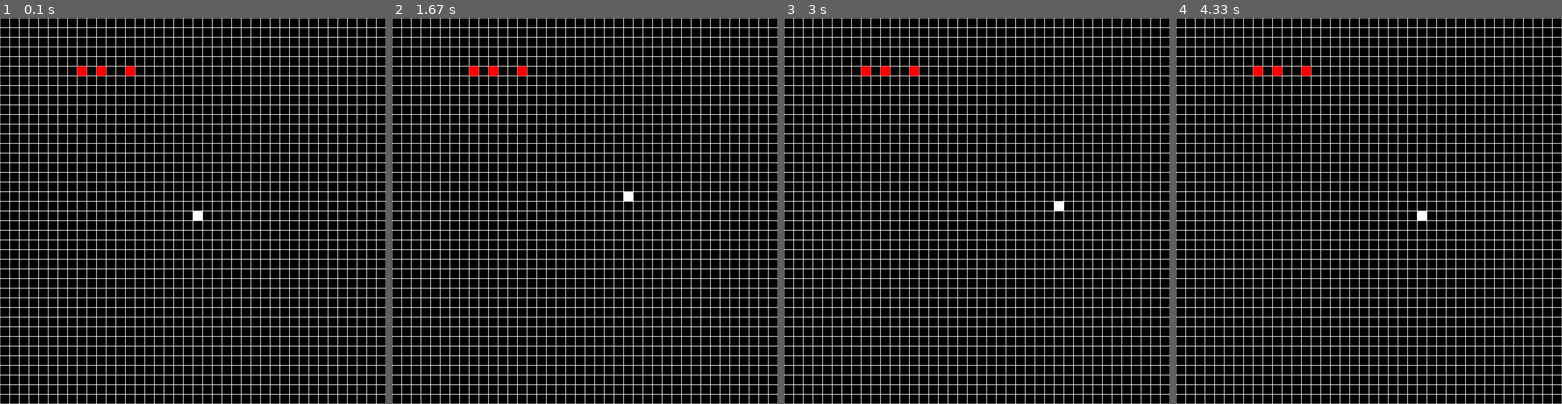
Above: before the commit, frames 1-4 (left to right).
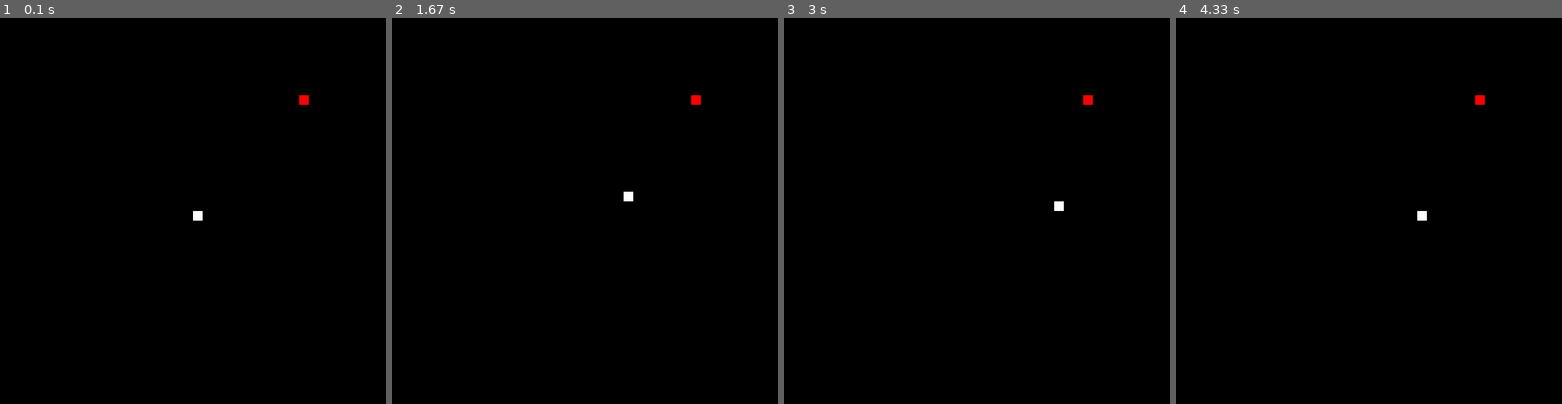
Above: after the commit, the same moments.

Repository: mrjovi91/pygame-snake
Game: pygame game, started from main.py
The game is run twice, just before and just after one commit, with the same random seed, the same clock (stepped at 60 frames per second) and the same inputs.
Inputs:
- Up to frame 1 (0.1 s): no input
- Up to frame 2 (1.67 s): hold D 0.33-0.8 s; hold W 0.83-1.32 s; hold D from 1.35 s (still down)
- Up to frame 3 (3 s): release D at 1.95 s; hold S from 2.67 s (still down)
- Up to frame 4 (4.33 s): release S at 3.35 s; hold A 3.38-4.08 s; hold W from 4.12 s (still down)

The runs differ from the first frame. In frame 1, 21% of the frame differs, in the area x 0-100%, y 0-100%; in frame 2, 21%; in frame 3, 21%; in frame 4, 21%.

Commit message:
Completed snake game

Diff:
--- a/controllers/snake_game_controller.py
+++ b/controllers/snake_game_controller.py
@@ -4,6 +4,7 @@
 
 import pygame
 from time import sleep
+import random
 
 class SnakeGameController:
 
@@ -16,71 +17,83 @@
         self.rows = 40
         self.columns = 40
         self._grid = []
-        for y in range(0,self.rows):
+        for y in range(0, self.rows):
             row = []
-            for x in range(0,self.columns):
+            for x in range(0, self.columns):
                 row.append(Cell(x, y))
             self._grid.append(row)
 
         self._snake = [[int(self.rows/2), int(self.columns/2)]]
         self._grid[self._snake[0][0]][self._snake[0][1]].head = True
         self._direction = 'right'
+        self._sleep = 0.25
 
-        self._grid[5][10].food = True
-        self._grid[5][13].food= True
-        self._grid[5][8].food = True
+        self.determine_new_food()
 
         self._display = SnakeGameWindow(self._game, "Snake Game", 1200, 1200, self.rows, self.columns)
+
+    def determine_new_food(self):
+        while True:
+            new_food = random.choice(random.choice(self._grid))
+            if not new_food.body and not new_food.head and not (new_food.x <= 0 or new_food.y <= 0 or new_food.x >= self.columns -1 or new_food.y >= self.rows - 1):
+                new_food.food = True
+                break
 
     def start(self):
         while self._run:
             self._display.refresh(self._grid)
             self._clock.tick(settings['fps'])
-            sleep(0.25)
+            if len(self._snake) % 5 == 0:
+                if self._sleep <= 0.05:
+                    self._sleep = 0.05
+                else:
+                    self._sleep /= 1.01
+            sleep(self._sleep)
             for event in self._game.event.get():
                 if event.type == self._game.QUIT:
                     self._run = False
             keys_pressed = self._game.key.get_pressed()
-            if keys_pressed[self._game.K_w]:
+            if keys_pressed[self._game.K_w] and self._direction is not 'down':
                 self._direction = 'up'
-            elif keys_pressed[self._game.K_d]:
+            elif keys_pressed[self._game.K_d] and self._direction is not 'left':
                 self._direction = 'right'
-            elif keys_pressed[self._game.K_s]:
+            elif keys_pressed[self._game.K_s] and self._direction is not 'up':
                 self._direction = 'down'
-            elif keys_pressed[self._game.K_a]:
+            elif keys_pressed[self._game.K_a] and self._direction is not 'right':
                 self._direction = 'left'
 
-            self.move()
+            if not self.move():
+                break
         self._game.quit()
 
-
     def move(self):
-
         directions = {
             'up': [-1, 0],
             'right': [0, 1],
             'down': [1, 0],
             'left': [0, -1]
         }
-        grow = False
 
-        for snake_part_coordinates in self._snake:
-            snake_part = self._grid[snake_part_coordinates[0]][snake_part_coordinates[1]]
+        new_head_coordinates = [self._snake[0][0] + directions[self._direction][0], self._snake[0][1] + directions[self._direction][1]]
+        new_head = self._grid[new_head_coordinates[0]][new_head_coordinates[1]]
 
-            snake_part_coordinates[0] = self._snake[0][0] + directions[self._direction][0]
-            snake_part_coordinates[1] = self._snake[0][1] + directions[self._direction][1]
-            if snake_part.head:
-                if snake_part.food:
-                    grow = True
-                    snake_part.food = False
-                new_head = self._grid[snake_part_coordinates[0]][snake_part_coordinates[1]]
-                new_head.head = True
-                snake_part.head = False
-                snake_part.body = True
+        if new_head_coordinates[0] < 0 or new_head_coordinates[1] >= self.rows or new_head_coordinates[1] < 0 or new_head_coordinates[1] >= self.columns or new_head.body:
+            return False
 
-        if not grow:
-            if len(self._snake) > 1:
-                current_tail_coordinates = self._snake[-1]
-                current_tail = self._grid[current_tail_coordinates[0]][current_tail_coordinates[1]]
-                current_tail.body = False
-                self._snake.remove(current_tail_coordinates)
+        current_head = self._grid[self._snake[0][0]][self._snake[0][1]]
+        current_head.head = False
+        current_head.body = True
+        new_head.head = True
+        new_head.body = False
+        self._snake.insert(0, new_head_coordinates)
+
+        if current_head.food:
+            current_head.food = False
+            self.determine_new_food()
+        else:
+            current_tail = self._grid[self._snake[-1][0]][self._snake[-1][1]]
+            new_tail = self._grid[self._snake[-2][0]][self._snake[-2][1]]
+            current_tail.body = False
+            new_tail.body = True
+            self._snake.remove(self._snake[-1])
+        return True
--- a/views/snake_game_window.py
+++ b/views/snake_game_window.py
@@ -17,10 +17,10 @@
         for y, row in enumerate(grid):
             for x, column in enumerate(row):
                 cell = column
-                if cell.head:
+                if cell.head or cell.body:
                     self._game.draw.rect(self._window, WHITE, self._game.Rect(x*self._cell_width, y*self._cell_height, self._cell_width, self._cell_height))
                 elif cell.food:
                     self._game.draw.rect(self._window, RED, self._game.Rect(x*self._cell_width, y*self._cell_height, self._cell_width, self._cell_height))
-                else:
-                    self._game.draw.rect(self._window, WHITE, self._game.Rect(x*self._cell_width, y*self._cell_height, self._cell_width, self._cell_height), 1)
+                # else:
+                #     self._game.draw.rect(self._window, WHITE, self._game.Rect(x*self._cell_width, y*self._cell_height, self._cell_width, self._cell_height), 1)
         self._game.display.update()
